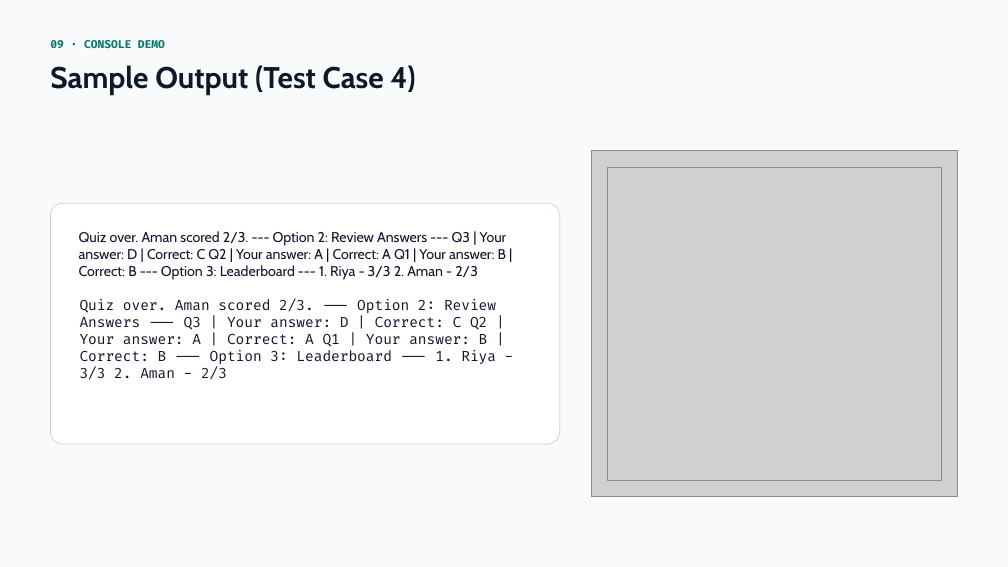
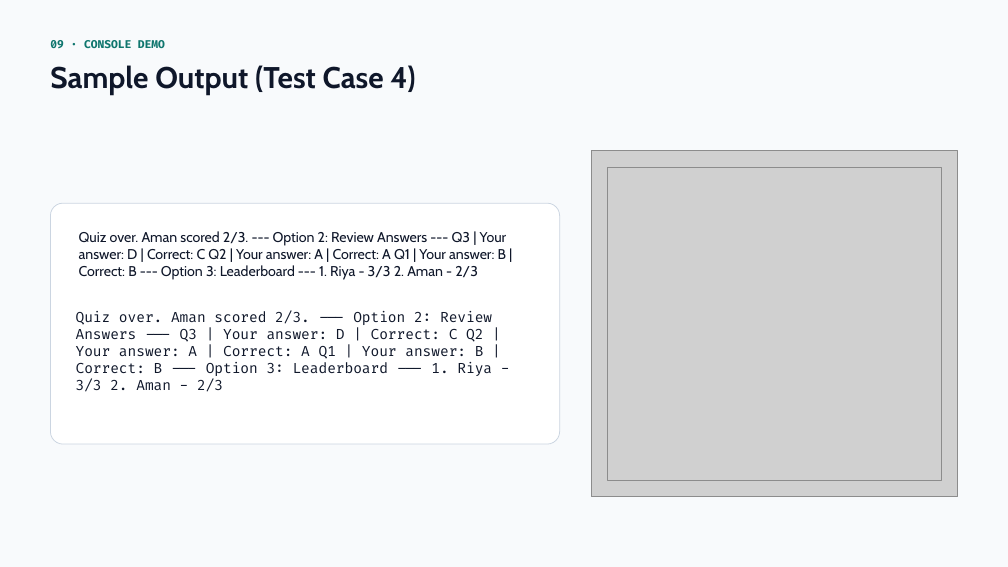
Before and after one commit to Himanshu24112004/Online-Quiz-System, a slide deck: slide 10 of Online Quiz System - White Interface Presentation.pptx. Drawn at 1008x567 pixels with LibreOffice and Linux fonts; fonts in the diff are those of the drawing; grey boxes stand for pictures. Boxes give left, top, right and bottom in pixels: in the first picture for what was removed or moved away, otherwise in the second. Text is boxed around its words. In the diff, an @@ line names an element or a change of style, - is before the commit and + after.

```diff
--- a/Online Quiz System - White Interface Presentation.pptx
+++ b/Online Quiz System - White Interface Presentation.pptx
@@ text "Quiz over. Aman scored 2/3. ...": place and size @@
-text "Quiz over. Aman scored 2/3. ..." at (80,299,496,380)
+text "Quiz over. Aman scored 2/3. ..." at (76,310,492,392)
```
Also in this commit, not shown: 2 other slides changed.
